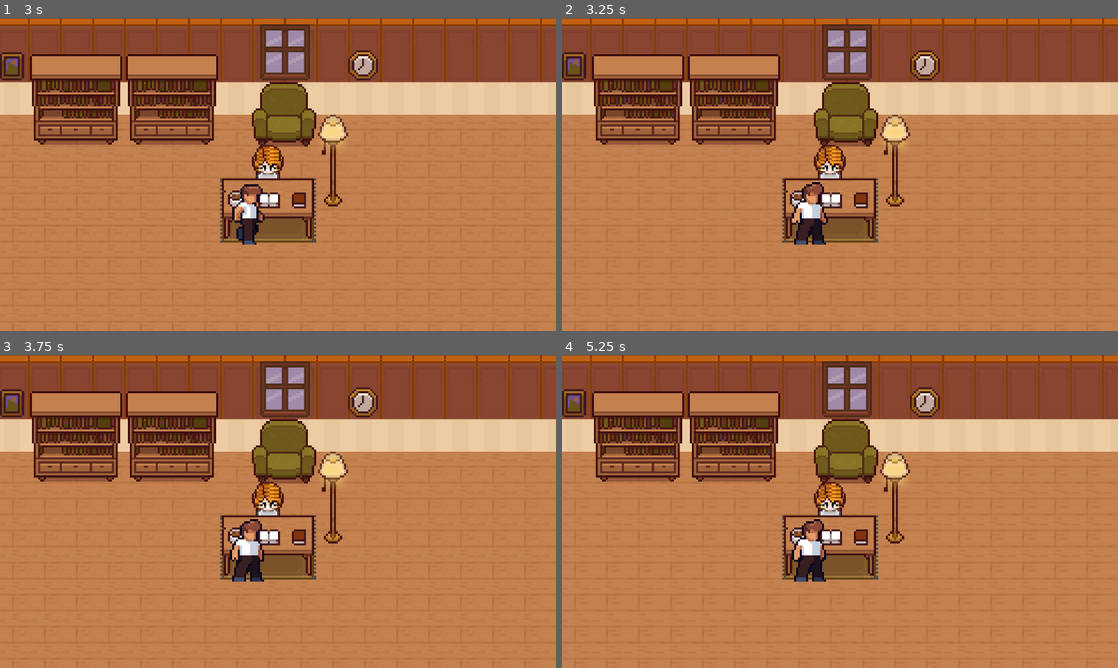
Above: before the commit, frames 1-4 (two rows, left to right).
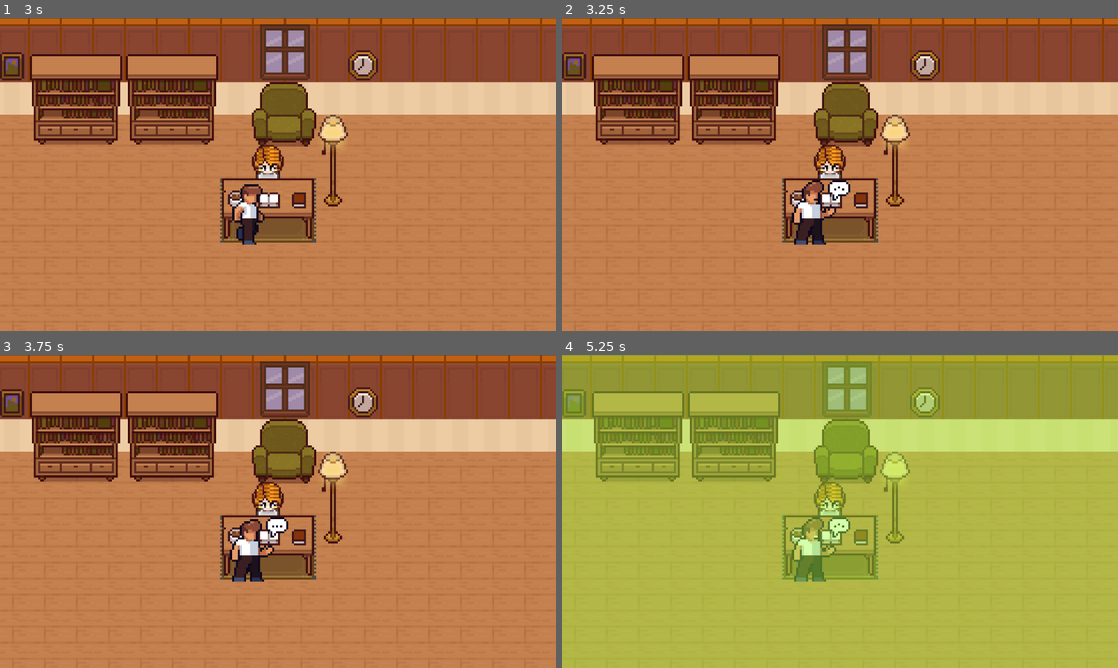
Above: after the commit, the same moments.

Repository: BolbolInfo/FSS-1LSI-TC
Game: Godot game, scene res://teacher_room.tscn
Same seed, same stepped clock (60 frames per second), same inputs: the game is played once before the commit and once after it. This scene is started directly instead of the project's main scene.
Inputs:
- Up to frame 1 (3 s): no input
- Up to frame 2 (3.25 s): no input
- Up to frame 3 (3.75 s): no input
- Up to frame 4 (5.25 s): no input

Frame 1 is identical in both runs. In frame 2, 0.4% of the frame differs, in the area x 41-52%, y 51-66%; in frame 3, 0.3%; in frame 4, 100%, in the area x 0-100%, y 0-100%.

Commit message:
add transition to room

Diff:
--- a/game_teacher_manager.gd
+++ b/game_teacher_manager.gd
@@ -9,3 +9,6 @@
 	player_move_to_teacher.play("move_to")
 	await player_move_to_teacher.animation_finished
 	player.stop_moving()
+	player.talk()
+	await get_tree().create_timer(2).timeout
+	SceneTrans.change_scene("res://computer_room.tscn")
--- a/project.godot
+++ b/project.godot
@@ -11,7 +11,7 @@
 [application]
 
 config/name="FSS-1LSI-TC"
-run/main_scene="res://computer_room.tscn"
+run/main_scene="res://map.tscn"
 config/features=PackedStringArray("4.3", "Forward Plus")
 config/icon="res://icon.svg"
 
